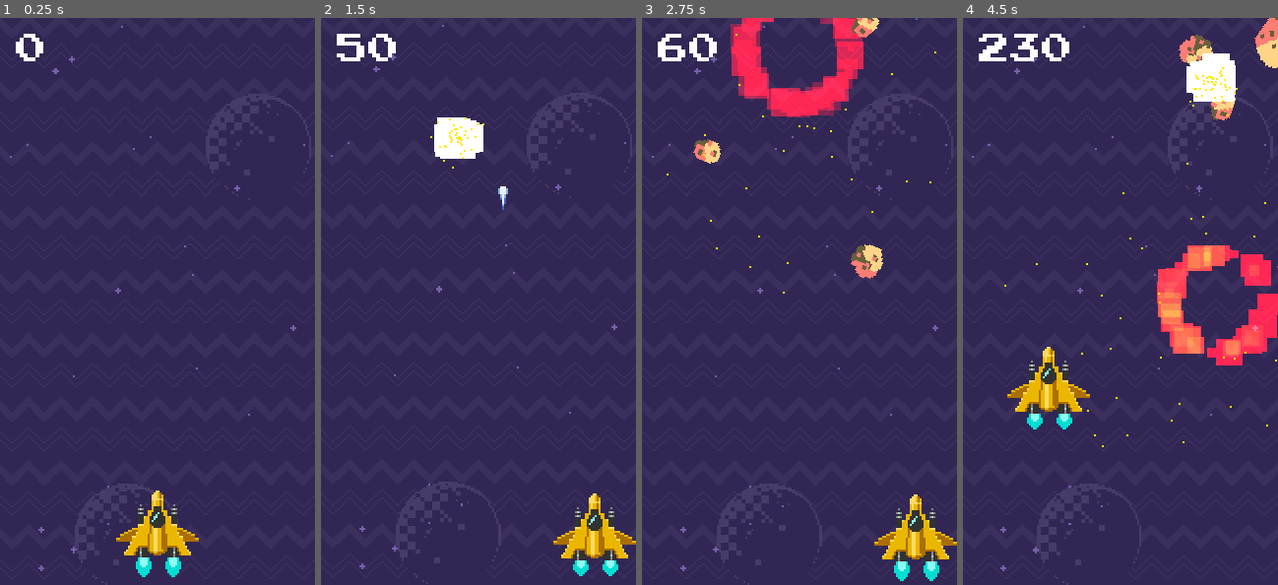
Above: before the commit, frames 1-4 (left to right).
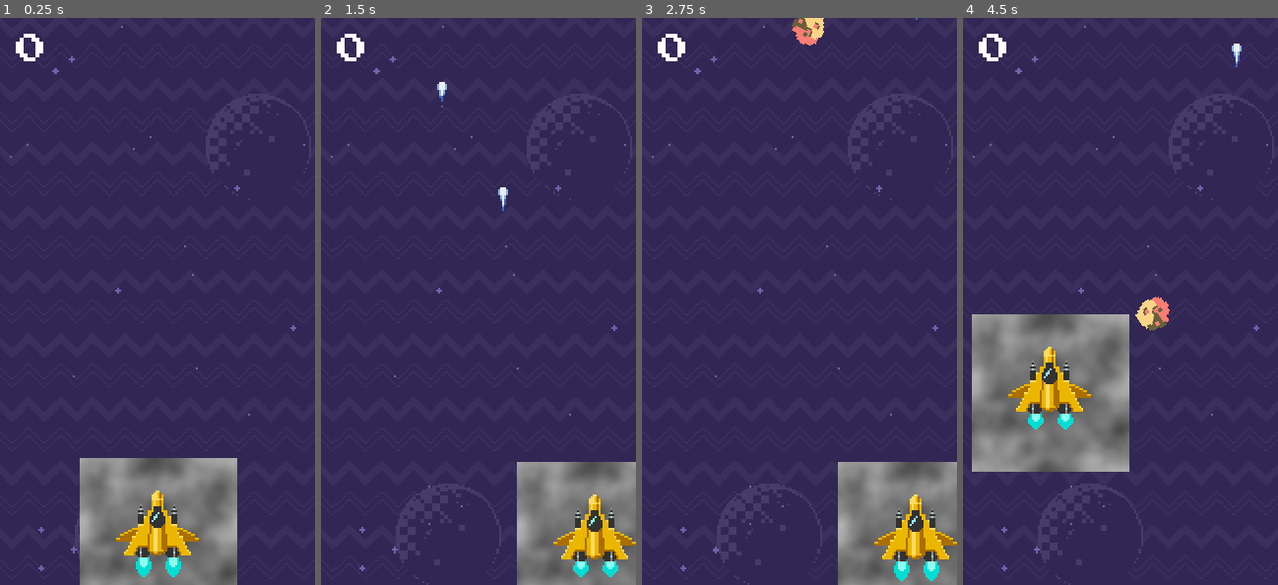
Above: after the commit, the same moments.

Repository: Cludor28/Astro_Explore
Game: Godot game, scene res://scenes/game.tscn
The game is run twice, just before and just after one commit, with the same random seed, the same clock (stepped at 60 frames per second) and the same inputs.
Inputs:
- Up to frame 1 (0.25 s): no input
- Up to frame 2 (1.5 s): tap Enter (ui_accept) at 0.5, 0.77 s; hold Right (ui_right) 0.53-1.28 s; hold Down (ui_down) from 1.28 s (still down)
- Up to frame 3 (2.75 s): tap Enter (ui_accept) at 1.52 s; release Down (ui_down) at 2.03 s; hold Right (ui_right) from 2.03 s (still down)
- Up to frame 4 (4.5 s): release Right (ui_right) at 2.78 s; hold Up (ui_up) 2.78-3.53 s; tap Enter (ui_accept) at 3.02, 3.77 s; hold Left (ui_left) from 3.53 s (still down)

The runs differ from the first frame. In frame 1, 9.4% of the frame differs, in the area x 25-76%, y 77-100%; in frame 2, 8.4%; in frame 3, 12%; in frame 4, 20%, in the area x 2-100%, y 0-98%.

Commit message:
hp

Diff:
--- /dev/null
+++ b/scenes/escudo.tscn
@@ -0,0 +1,63 @@
+[gd_scene load_steps=5 format=2]
+
+[sub_resource type="Shader" id=1]
+code = "shader_type canvas_item;
+render_mode blend_add;
+
+uniform float pixel_size = 0.03;
+
+uniform float intensity = 1.18f;
+uniform float layers = 5f;
+uniform float speed = 0.3f;
+uniform float size = 0.4f;
+
+float gradient(vec2 uv){
+    return (size - distance(vec2(uv.x, uv.y), vec2(0.5f, 0.5f)));
+}
+
+vec4 colorize(float c, float a){
+    vec4 pallete;
+    pallete = vec4(c,c,c,a);
+    pallete.r = float(c >= 1f);
+    pallete.a = c;
+    return pallete;
+}
+
+void fragment(){
+
+    vec2 uv = UV - TIME * speed;
+    uv -= mod(uv, vec2(pixel_size, pixel_size));
+    vec4 bg = textureLod(TEXTURE, uv, 0.0);
+
+    COLOR.r = gradient(UV);
+    COLOR.r = clamp(COLOR.r * bg.r * intensity * 10f, 0f, 1f);
+    COLOR.r = floor(COLOR.r * layers) / layers;
+    COLOR.a = float(COLOR.r > 0f);
+    COLOR = colorize(COLOR.r, COLOR.a);
+
+}"
+
+[sub_resource type="ShaderMaterial" id=2]
+shader = SubResource( 1 )
+shader_param/pixel_size = 0.029
+shader_param/intensity = 0.847
+shader_param/layers = 5.0
+shader_param/speed = 0.3
+shader_param/size = 0.488
+
+[sub_resource type="OpenSimplexNoise" id=3]
+period = 16.1
+persistence = 0.362
+lacunarity = 1.81
+
+[sub_resource type="NoiseTexture" id=4]
+width = 80
+height = 80
+seamless = true
+noise = SubResource( 3 )
+
+[node name="escudo" type="Node2D"]
+
+[node name="sprite" type="Sprite" parent="."]
+material = SubResource( 2 )
+texture = SubResource( 4 )
--- a/scenes/game.tscn
+++ b/scenes/game.tscn
@@ -8,6 +8,7 @@
 [ext_resource path="res://scripts/inimigos.gd" type="Script" id=6]
 [ext_resource path="res://scripts/lazeres.gd" type="Script" id=7]
 [ext_resource path="res://scripts/HUD.gd" type="Script" id=8]
+[ext_resource path="res://scenes/escudo.tscn" type="PackedScene" id=9]
 
 [sub_resource type="Shader" id=1]
 code = "shader_type canvas_item;
@@ -25,6 +26,12 @@
 shader_param/vel = -0.5
 shader_param/des = 0.0
 shader_param/time = 0.0
+
+[sub_resource type="CircleShape2D" id=5]
+radius = 30.0
+
+[sub_resource type="CircleShape2D" id=6]
+radius = 17.8885
 
 [sub_resource type="Animation" id=3]
 length = 0.001
@@ -57,18 +64,12 @@
 "values": [ 0, 1 ]
 }
 
-[sub_resource type="CircleShape2D" id=7]
-radius = 50.0
-
-[sub_resource type="CircleShape2D" id=8]
-radius = 17.8885
-
-[sub_resource type="DynamicFontData" id=5]
+[sub_resource type="DynamicFontData" id=7]
 antialiased = false
 font_path = "res://fonts/prstartk.ttf"
 
-[sub_resource type="DynamicFont" id=6]
-font_data = SubResource( 5 )
+[sub_resource type="DynamicFont" id=8]
+font_data = SubResource( 7 )
 
 [node name="game" type="Node2D"]
 
@@ -89,6 +90,24 @@
 }
 lazeres = NodePath("../cenario")
 
+[node name="area" type="Area2D" parent="ship"]
+collision_mask = 4
+
+[node name="shape" type="CollisionShape2D" parent="ship/area"]
+shape = SubResource( 5 )
+
+[node name="dead_area" type="Area2D" parent="ship"]
+collision_mask = 4
+
+[node name="CollisionShape2D" type="CollisionShape2D" parent="ship/dead_area"]
+shape = SubResource( 6 )
+
+[node name="escudo" parent="ship" instance=ExtResource( 9 )]
+
+[node name="sprite" parent="ship/escudo" index="0"]
+position = Vector2( 0.280613, -0.561205 )
+scale = Vector2( 1, 1 )
+
 [node name="Ship" type="Sprite" parent="ship"]
 texture = ExtResource( 1 )
 hframes = 2
@@ -102,18 +121,6 @@
 
 [node name="blaster" type="Position2D" parent="ship"]
 position = Vector2( 0, -32 )
-
-[node name="area" type="Area2D" parent="ship"]
-collision_mask = 4
-
-[node name="shape" type="CollisionShape2D" parent="ship/area"]
-shape = SubResource( 7 )
-
-[node name="dead_area" type="Area2D" parent="ship"]
-collision_mask = 4
-
-[node name="CollisionShape2D" type="CollisionShape2D" parent="ship/dead_area"]
-shape = SubResource( 8 )
 
 [node name="cenario" type="Node2D" parent="."]
 script = ExtResource( 7 )
@@ -149,3 +156,5 @@
 [connection signal="area_entered" from="ship/area" to="ship" method="_on_area_area_entered"]
 [connection signal="area_entered" from="ship/dead_area" to="ship" method="_on_dead_area_area_entered"]
 [connection signal="timeout" from="cenario/inimigos/spawn_timer" to="cenario/inimigos" method="_on_spawn_timer_timeout"]
+
+[editable path="ship/escudo"]
--- /dev/null
+++ b/scenes/mini_explosion.tscn
@@ -0,0 +1,67 @@
+[gd_scene load_steps=7 format=2]
+
+[sub_resource type="GDScript" id=1]
+script/source = "extends Node2D
+
+
+
+func _ready():
+	$particles.emitting = true
+	$sparks.emitting = true
+
+
+func _process(delta):
+	if not $particles.emitting and not $sparks.emitting:
+		queue_free()
+"
+
+[sub_resource type="CanvasItemMaterial" id=2]
+blend_mode = 1
+
+[sub_resource type="Gradient" id=3]
+offsets = PoolRealArray( 0, 0.4, 0.725926, 1 )
+colors = PoolColorArray( 1, 1, 1, 1, 1, 1, 0, 1, 1, 0, 0, 1, 1, 0, 0, 0 )
+
+[sub_resource type="GradientTexture" id=4]
+gradient = SubResource( 3 )
+
+[sub_resource type="ParticlesMaterial" id=5]
+flag_disable_z = true
+spread = 180.0
+gravity = Vector3( 0, 0, 0 )
+initial_velocity = 28.79
+orbit_velocity = 0.0
+orbit_velocity_random = 0.0
+damping = 42.73
+scale = 7.26
+scale_random = 0.82
+color_ramp = SubResource( 4 )
+
+[sub_resource type="ParticlesMaterial" id=6]
+flag_disable_z = true
+spread = 180.0
+gravity = Vector3( 0, 0, 0 )
+initial_velocity = 22.94
+initial_velocity_random = 0.74
+orbit_velocity = 0.0
+orbit_velocity_random = 0.0
+color = Color( 1, 0.92549, 0, 1 )
+
+[node name="explosion" type="Node2D"]
+script = SubResource( 1 )
+
+[node name="particles" type="Particles2D" parent="."]
+material = SubResource( 2 )
+emitting = false
+amount = 50
+lifetime = 0.5
+one_shot = true
+explosiveness = 0.89
+process_material = SubResource( 5 )
+
+[node name="sparks" type="Particles2D" parent="."]
+emitting = false
+amount = 50
+one_shot = true
+explosiveness = 0.84
+process_material = SubResource( 6 )
--- a/scripts/asteroid.gd
+++ b/scripts/asteroid.gd
@@ -1,17 +1,30 @@
 extends Node2D
 
 var chosen = 0
-onready var velY = rand_range(30 , 200)
+var hp = 0
+onready var velY = rand_range(30 , 100)
 onready var velX = rand_range(-50 , 50)
+var knock_back = 0
+signal destroied(node)
 
-signal destroied(node)
+var hps= [
+	2 ,
+	2 ,
+	4 ,
+	3 ,
+	3
+]
 
 func _ready():
 	randomize()
+
 	for a in $asteroids.get_children():
 		a.visible = false
+
 	if not chosen:
 		chosen = (randi() % $asteroids.get_child_count()) + 1
+
+	hp = hps[chosen - 1]
 
 	var node = get_node("asteroids/asteroid-" + str(chosen))
 
@@ -21,7 +34,7 @@
 
 
 func _process(delta):
-	translate(Vector2(velX, velY) * delta)
+	translate(Vector2(velX, velY -  knock_back) * delta)
 
 	if global_position.x > 200:
 		global_position.x = -40
@@ -32,8 +45,15 @@
 	if global_position.y > 300:
 		global_position.y = -60
 
+	if knock_back:
+		knock_back = lerp (knock_back , 0 , .1)
 
 func _on_area_area_entered(area):
-	get_tree().call_group("camera" , "treme" , 1)
-	emit_signal("destroied" , self)
-	queue_free()
+	hp -= 1
+	knock_back = 100
+	if not hp:
+		get_tree().call_group("camera" , "treme" , 1)
+		emit_signal("destroied" , self)
+		queue_free()
+	else:
+		get_tree().call_group("camera" , "treme" , 1)
--- a/scripts/inimigos.gd
+++ b/scripts/inimigos.gd
@@ -19,7 +19,7 @@
 	restartTimer()
 
 func restartTimer():
-	$spawn_timer.wait_time = rand_range(.2 , 1)
+	$spawn_timer.wait_time = rand_range(.5 , 3)
 	$spawn_timer.start()
 
 func on_asteroid_destroied(ast):
--- a/scripts/lazer.gd
+++ b/scripts/lazer.gd
@@ -1,4 +1,6 @@
 extends Node2D
+
+var PRE_EXPLOSION = preload("res://scenes/mini_explosion.tscn")
 
 var vel = 200
 
@@ -15,4 +17,7 @@
 
 
 func _on_area_area_entered(area):
+	var e = PRE_EXPLOSION.instance()
+	get_parent().add_child(e)
+	e.global_position = global_position
 	queue_free()
--- a/scripts/ship.gd
+++ b/scripts/ship.gd
@@ -4,7 +4,9 @@
 
 export var vel = 100.0
 
-var escudo = 100
+var escudo = 100.0
+
+onready var escudo_size =  $escudo/sprite.material.get_shader_param("size")
 
 onready var shape_size = $area/shape.shape.radius
 
@@ -52,11 +54,13 @@
 
 
 func _on_area_area_entered(area):
+	print(escudo_size)
 	get_tree().call_group("camera" , "treme" , 1)
-	escudo -= 1
-	$area/shape.shape.radius = shape_size * escudo / 100
-
-
+	escudo -= .35
+	var proporcao = escudo / 100.0
+	$area/shape.shape.radius = shape_size * proporcao
+	$escudo/sprite.material.set_shader_param("size" , escudo_size * escudo / 100.0)
 
 func _on_dead_area_area_entered(area):
-	queue_free()
+	visible = false
+	set_process(false)
Not shown: 2 places in scenes/game.tscn that only renumber resources
